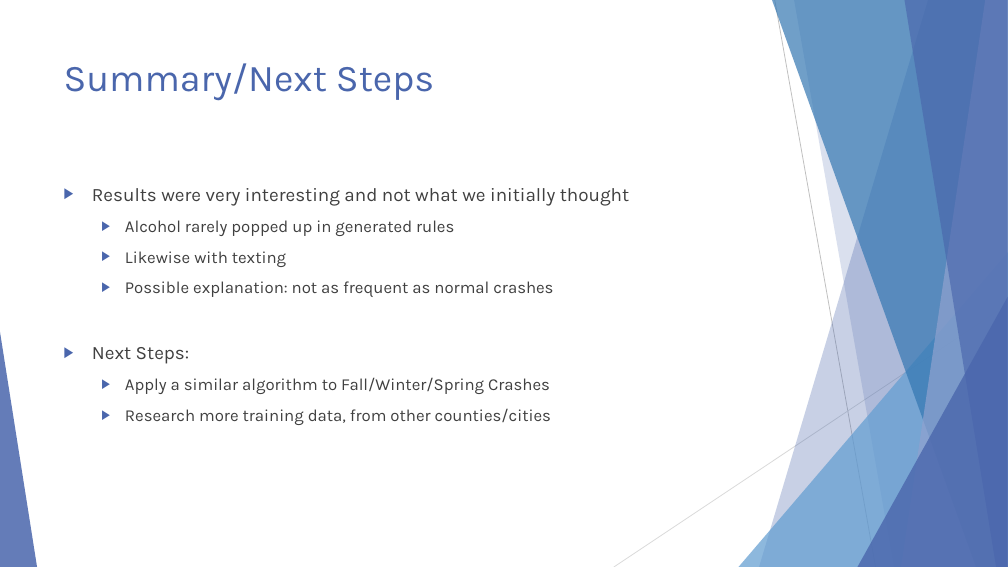
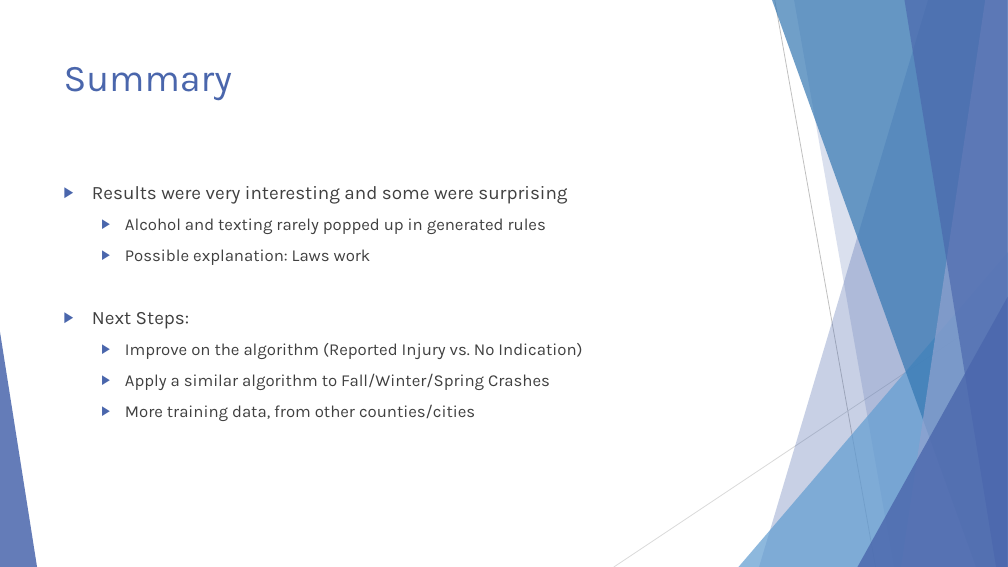
Before and after one commit to ndarwich/Crash-Analysis, a slide deck: slide 45 of Slides/An Investigation.pptx (slide 43 before the commit). Drawn at 1008x567 pixels with LibreOffice and Linux fonts; fonts in the diff are those of the drawing. Boxes give left, top, right and bottom in pixels: in the first picture for what was removed or moved away, otherwise in the second. Text is boxed around its words. In the diff, an @@ line names an element or a change of style, - is before the commit and + after.

Commit message:
Add favorite algorithms

```diff
--- a/Slides/An Investigation.pptx
+++ b/Slides/An Investigation.pptx
@@ title at bbox=[64, 67, 232, 101]: text changed @@
-Summary/Next Steps
+Summary
@@ text at bbox=[92, 186, 567, 265]: text changed @@
-▶ Results were very interesting and not what we initially thought
-  ▶ Alcohol rarely popped up in generated rules
-  ▶ Likewise with texting
-  ▶ Possible explanation: not as frequent as normal crashes
+▶ Results were very interesting and some were surprising
+  ▶ Alcohol and texting rarely popped up in generated rules
+  ▶ Possible explanation: Laws work
@@ text at bbox=[125, 343, 582, 359]: paragraph added @@
+  ▶ Improve on the algorithm (Reported Injury vs. No Indication)
@@ text at bbox=[125, 404, 475, 421]: text changed @@
-  ▶ Research more training data, from other counties/cities
+  ▶ More training data, from other counties/cities
```
Also in this commit, not shown: 3 other slides changed, 2 slides added.
